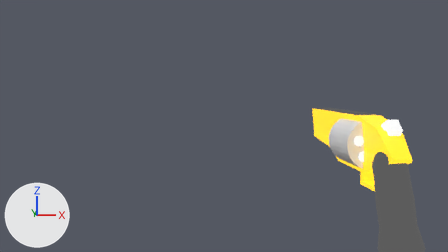
The Blender file models/revolver.blend: old version first, new version second.
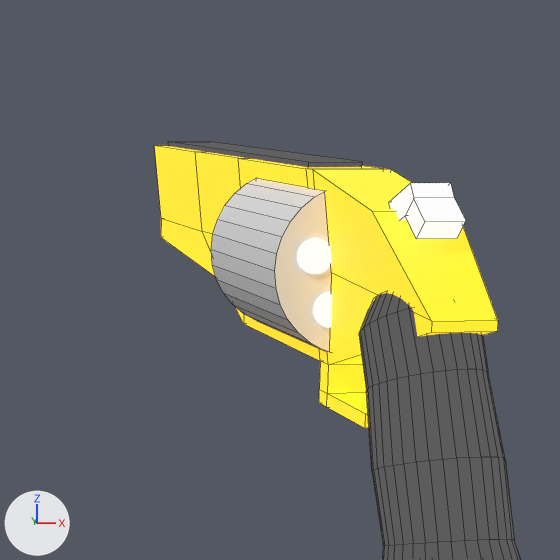
There are two pictures of each version: one from the file's camera 'Camera', one close up on the part from 60% to 96% of the width and 26% to 91% of the height. Every picture has the same lights, and +X, +Y and +Z are marked at lower left. The close-ups show mesh edges as thin lines.

The first close-up shows 'Cube', 'Cylinder', 'Hammer', 'body', 'handle', 'negative_spinner'.
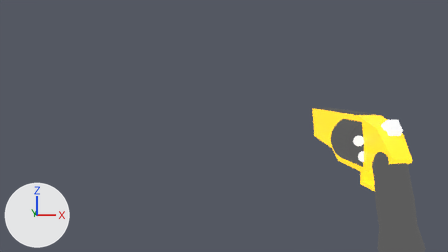
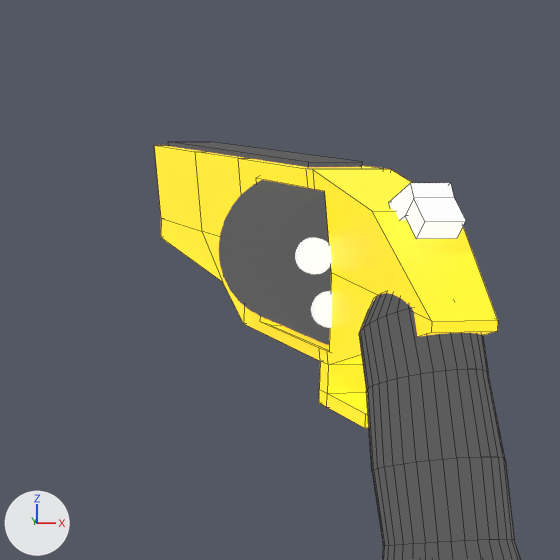
Pixel boxes [x1, y1, x2, y2] of what changed, in the close-ups (560 x 560 px):
'body', reshaped: [154, 145, 498, 428] in both
'negative_spinner', hidden: before [211, 178, 331, 352]
'Cylinder', unchanged, uncovered by the edit: before [297, 238, 332, 328]; after [219, 180, 332, 345]

Edits to the bpy script that builds the scene:
```text
Change ob_negative_spinner:
    add ob_negative_spinner.hide_render = True
```
